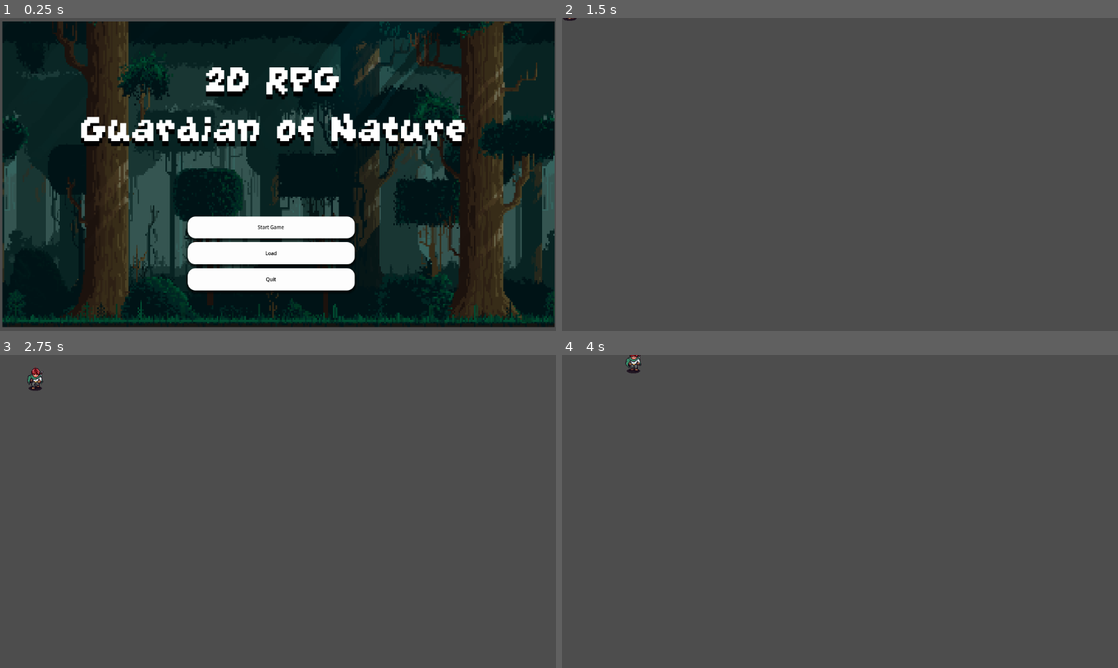
Above: before the commit, frames 1-4 (two rows, left to right).
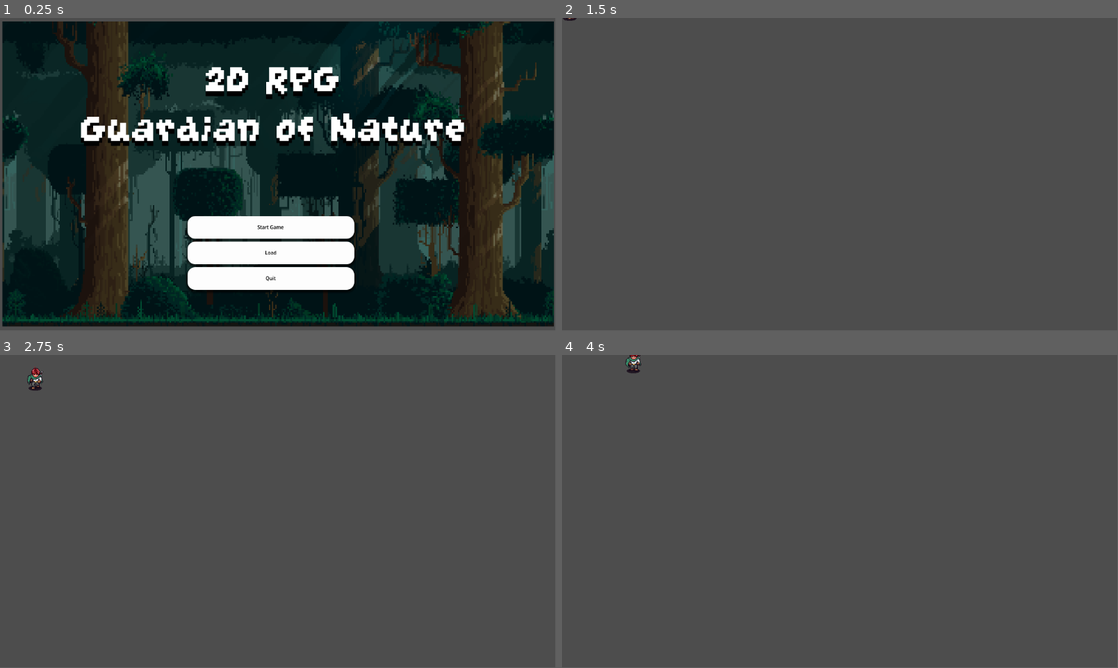
Above: after the commit, the same moments.

Repository: rockgem/Guardian-of-Nature
Game: Godot game, scene res://scenes/ui/main_menu.tscn
Two runs of this game, one before a commit and one after it. Both use one fixed random seed, a clock stepped at 60 frames per second and the inputs below. Before the commit the project starts from res://main_menu.tscn.
Inputs:
- Up to frame 1 (0.25 s): no input
- Up to frame 2 (1.5 s): click "Start Game" at 0.5 s; tap Enter at 1.25, 1.35 s; hold D (move_right) from 1.28 s (still down)
- Up to frame 3 (2.75 s): tap Space at 2 s; release D (move_right) at 2.03 s; hold S (move_down) from 2.03 s (still down); tap Keypad Enter at 2.1 s
- Up to frame 4 (4 s): release S (move_down) at 2.78 s; hold D (move_right) 2.78-3.53 s; hold Shift 2.78-3.53 s; hold W (move_up) from 3.53 s (still down); tap Ctrl at 3.6 s
In our replay, the window is 800x450 before the commit and 799x449 after it. These sizes can differ from the game's own. Grey fills any space a smaller window leaves; there, only what the larger window draws over its background counts as a difference.

The runs differ from the first frame. In frame 1, 4.2% of the frame differs, in the area x 0-100%, y 1-99%; in frame 2, less than 0.1%; in frame 3, less than 0.1%; in frame 4, less than 0.1%.

Commit message:
ALL FIXED

Diff:
--- a/project.godot
+++ b/project.godot
@@ -15,12 +15,6 @@
 config/features=PackedStringArray("4.4", "Forward Plus")
 config/icon="res://icon.svg"
 boot_splash/main_scene="uid://dgpp150klar6d"
-
-[display]
-
-window/size/window_width_override=1920
-window/size/window_height_override=1080
-window/stretch/mode="viewport"
 
 [dotnet]
 
--- a/player.tscn
+++ b/scenes/characters/player.tscn
@@ -1,8 +1,8 @@
 [gd_scene load_steps=13 format=3 uid="uid://c6r651w7f6xt6"]
 
-[ext_resource type="Texture2D" uid="uid://clfe8vwtmhvd0" path="res://assets/sprites/ExamplePlayerSprite.png" id="1_4flbx"]
-[ext_resource type="Script" uid="uid://d17ko46w5y5lj" path="res://scripts/player.gd" id="1_onrkg"]
-[ext_resource type="Script" uid="uid://b6cbft033jpv2" path="res://scripts/player_state_machine.gd" id="3_i3pqv"]
+[ext_resource type="Texture2D" uid="uid://clfe8vwtmhvd0" path="res://assets/sprites/characters/ExamplePlayerSprite.png" id="1_4flbx"]
+[ext_resource type="Script" uid="uid://d17ko46w5y5lj" path="res://scripts/player/player.gd" id="1_onrkg"]
+[ext_resource type="Script" uid="uid://b6cbft033jpv2" path="res://scripts/player/player_state_machine.gd" id="3_i3pqv"]
 
 [sub_resource type="CircleShape2D" id="CircleShape2D_d17em"]
 
--- a/Playground.tscn
+++ b/scenes/environment/Playground.tscn
@@ -1,6 +1,6 @@
 [gd_scene load_steps=2 format=3 uid="uid://d3dnfutyeh3pm"]
 
-[ext_resource type="PackedScene" uid="uid://c6r651w7f6xt6" path="res://player.tscn" id="1_80c3a"]
+[ext_resource type="PackedScene" uid="uid://c6r651w7f6xt6" path="res://scenes/characters/player.tscn" id="1_80c3a"]
 
 [node name="Playground" type="Node2D"]
 
--- a/main_menu.tscn
+++ b/scenes/ui/main_menu.tscn
@@ -1,8 +1,8 @@
 [gd_scene load_steps=9 format=3 uid="uid://dgpp150klar6d"]
 
-[ext_resource type="Texture2D" uid="uid://dxhhwv68vb8du" path="res://assets/sprites/main menu.png" id="1_7vrkn"]
-[ext_resource type="Script" uid="uid://byvsaasdm6ww7" path="res://scripts/main_menu.gd" id="1_fu7sn"]
-[ext_resource type="FontFile" uid="uid://l66ubgv68oql" path="res://assets/sprites/GrapeSoda.ttf" id="2_fu7sn"]
+[ext_resource type="Texture2D" uid="uid://dxhhwv68vb8du" path="res://assets/sprites/images/main menu.png" id="1_7vrkn"]
+[ext_resource type="Script" uid="uid://byvsaasdm6ww7" path="res://scripts/ui/main_menu.gd" id="1_fu7sn"]
+[ext_resource type="FontFile" uid="uid://l66ubgv68oql" path="res://assets/sprites/fonts/GrapeSoda.ttf" id="2_fu7sn"]
 
 [sub_resource type="StyleBoxTexture" id="StyleBoxTexture_jix8l"]
 texture = ExtResource("1_7vrkn")
@@ -67,7 +67,7 @@
 offset_right = 160.0
 offset_bottom = 240.0
 grow_horizontal = 2
-theme_override_constants/separation = 8
+theme_override_constants/separation = 6
 
 [node name="Button" type="Button" parent="VBoxContainer"]
 layout_mode = 2
--- a/scripts/main_menu.gd
+++ b/scripts/ui/main_menu.gd
@@ -5,7 +5,7 @@
 # Called when the "Start" button is pressed.
 # Transitions the player to the Playground scene, where the forest restoration begins!
 func _on_start_pressed() -> void:
-	get_tree().change_scene_to_file("res://Playground.tscn")
+	get_tree().change_scene_to_file("res://scenes/environment/Playground.tscn")
 
 # Called when the "Save" button is pressed.
 # Currently a placeholder—add code here later to save the Guardian’s progress in the wild!
Not shown, removed: assets/sprites/ExamplePlayerSprite.png.import
Not shown, removed: assets/sprites/GrapeSoda.ttf.import
Renamed: assets/sprites/ExamplePlayerSprite.png -> assets/sprites/characters/ExamplePlayerSprite.png
Not shown, added: assets/sprites/characters/ExamplePlayerSprite.png.import
Renamed: assets/sprites/GrapeSoda.ttf -> assets/sprites/fonts/GrapeSoda.ttf
Not shown, added: assets/sprites/fonts/GrapeSoda.ttf.import
Renamed: assets/sprites/main menu.png -> assets/sprites/images/main menu.png
Not shown, added: assets/sprites/images/main menu.png.import
Not shown, removed: assets/sprites/main menu.png.import
Renamed: scripts/player.gd -> scripts/player/player.gd
Renamed: scripts/player.gd.uid -> scripts/player/player.gd.uid
Renamed: scripts/player_state_machine.gd -> scripts/player/player_state_machine.gd
(and 4 more such lines)
